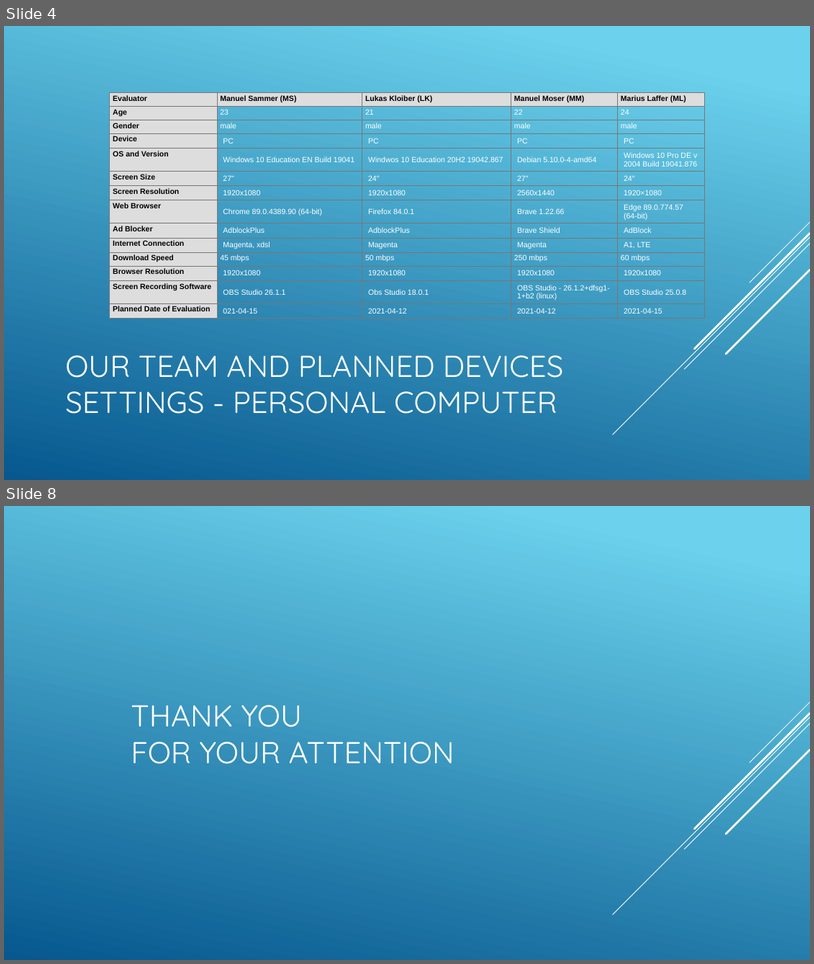
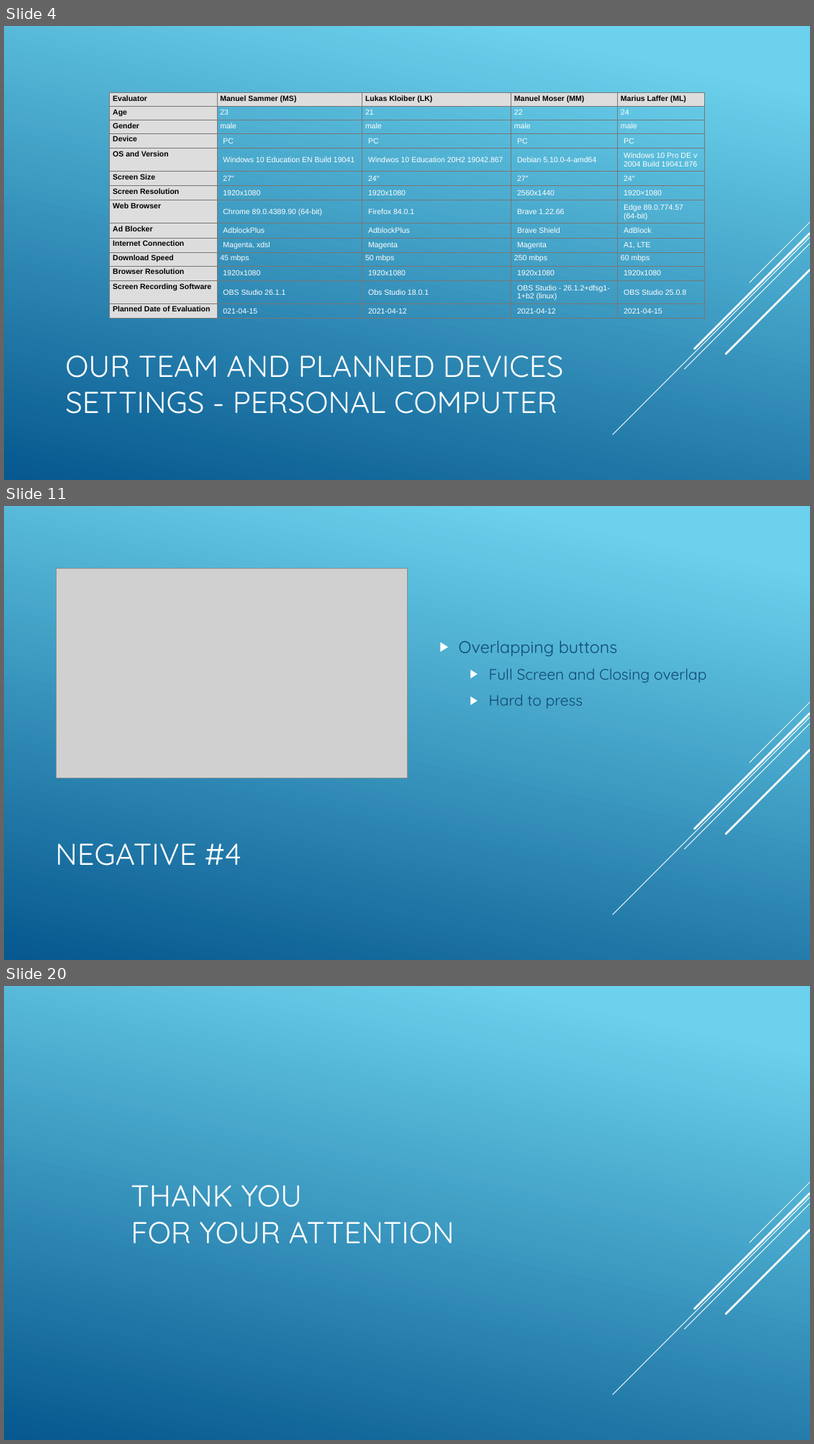
Before and after one commit to Deadmann1/hci_06_06, a slide deck: presentation/presentation.pptx. Shown one above the other, each under a label of ours: slides 4 and 8 before the commit, slides 4, 11 and 20 after it; the slides between them are not shown. The pictures are 814x964 and 814x1444 pixels, drawn with LibreOffice and Linux fonts; fonts in the diff are those of the drawing; grey boxes stand for pictures. Boxes give left, top, right and bottom in pixels: in the first picture for what was removed or moved away, otherwise in the second. Text is boxed around its words. In the diff, an @@ line names an element or a change of style, - is before the commit and + after.

```diff
--- a/presentation/presentation.pptx
+++ b/presentation/presentation.pptx
@@ slide 11 added at [4, 506, 810, 960], background gradient #6ED2EB to #06588E; not listed: 5 template elements that a slide beside it also shows @@
@@ picture added at [57, 568, 407, 777] @@
@@ text added at [459, 641, 707, 708], 18 pt, text #0F496F @@
+▶ Overlapping buttons
+  ▶ Full Screen and Closing overlap
+  ▶ Hard to press
@@ title added at [55, 843, 242, 865], 36 pt, text #FFFFFF @@
+NEGATIVE #4
@@ what was slide 8 is now slide 20 @@
```
Also in this commit, not shown: 2 slides changed, 14 other slides added, 3 slides removed, 3 other files.
